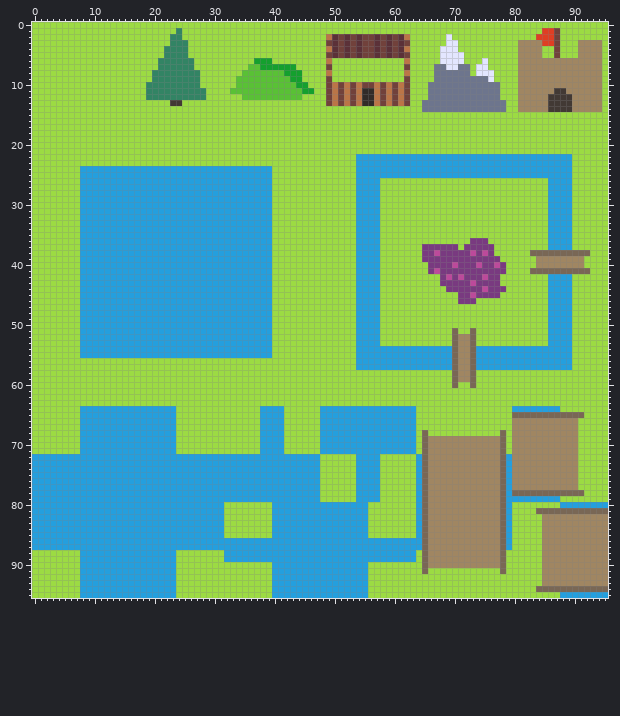
Edited in one commit: pixel-art file (assets/tiles.aseprite). Above, as it was before the edit.
96x96 pixels, 1 frame.
The result:
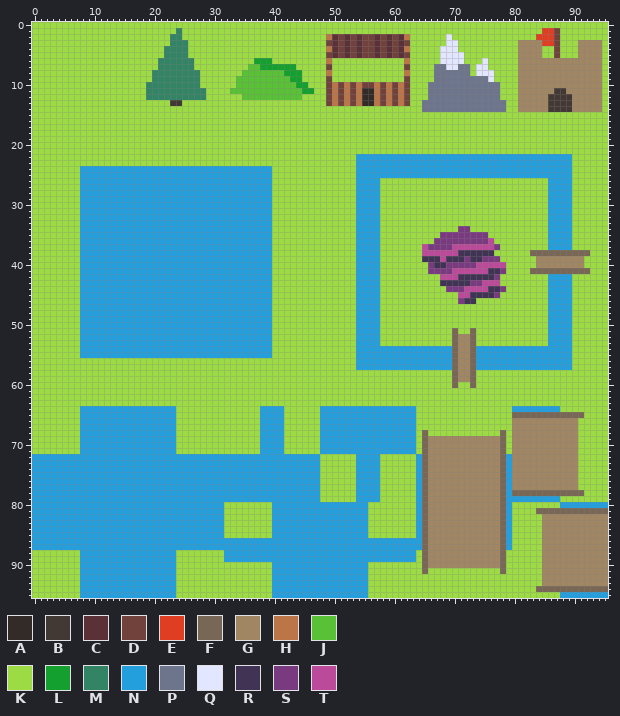
Palette (. is transparent): A #322b28  B #423934  C #5b3138  D #71413b  E #df3e23  F #796755  G #a08662  H #bb7547  J #59c135  K #9cdb43  L #14a02e  M #328464  N #249fde  P #6d758d  Q #e3e6ff  R #403353  S #793a80  T #bc4a9b
Changes in this commit:
Colour R replaces colour S in row 38 at x 71 to 72, 74 and 76; in row 39 at x 65 to 67, 69 to 71 and 73 to 74; in row 40 at x 67 to 68; in row 41 at x 76 to 77; in row 42 at x 72 to 74 and 76; in row 43 at x 68 to 72.
Colour R replaces colour S in row 44 at x 76 to 77; in row 45 at x 74 to 76; in row 46 at x 72 to 73.
Colour R replaces colour T in row 38 at x 73 and 75; in row 42 at x 71 and 75; in row 45 at x 73.
Colour S replaces colour K in row 34 at x 71 to 72; in row 35 at x 68 to 75; in row 36 at x 67 to 72; in row 37 at x 77.
Colour S replaces colour T in row 40 at x 70; in row 41 at x 67; in row 43 at x 73.
Colour T replaces colour K in row 36 at x 76; in row 37 at x 71.
Colour T replaces colour S in row 37 at x 65, 70 and 72 to 76; in row 38 at x 65 to 66 and 68 to 70; in row 39 at x 68; in row 40 at x 75 to 76 and 78; in row 41 at x 70 to 75; in row 42 at x 68 and 70.
Colour T replaces colour S in row 43 at x 75 to 77; in row 44 at x 72 to 74; in row 45 at x 71 to 72.
Pixel boxes of the changes (left, top, right, bottom) in both pictures:
changed: (422, 226, 506, 304)
